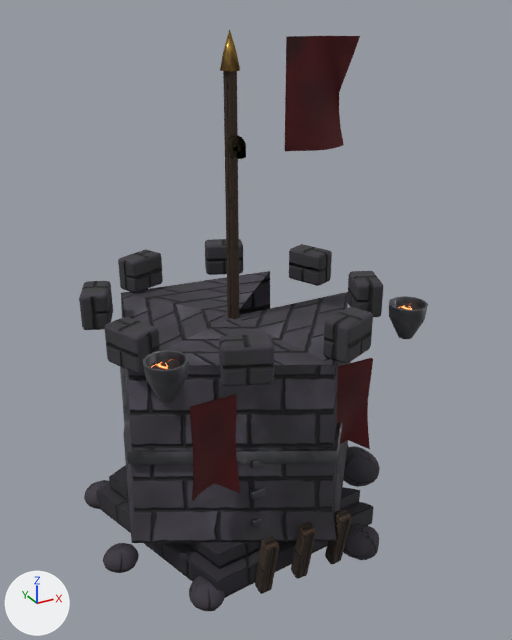
The glTF model unity/Kernwacht_Unity/Assets/Kernwacht/Models/tower/barracks.glb: old version first, new version second.
Rendered twice from a camera (50 mm lens) standing at (-0.887, -1.752, 1.518) and looking at (0.059, -0.033, 0.658). The lights are fixed; the arrows at lower left show +X, +Y and +Z. The older version comes first. Where no turn or scale is listed for an object, it has been applied to the vertices. Vertices at exactly the same position are counted once.

In view in the first picture: 'Base', 'Flag', 'Turret'.
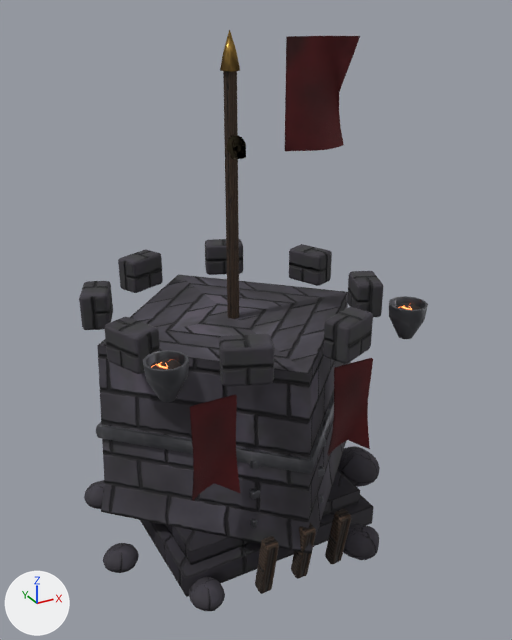
The change, as a diff of the scene's bpy script:
```diff
--- a/unity/Kernwacht_Unity/Assets/Kernwacht/Models/tower/barracks.glb.py
+++ b/unity/Kernwacht_Unity/Assets/Kernwacht/Models/tower/barracks.glb.py
@@ me_base @@
 # used by ob_base; parent = ob_barracks; location = (0.0, 0.0, 0.0)
-me_base.from_pydata(...)  # 2620 vertices, 4940 faces; spans x -0.493..0.523, y -0.461..0.497, z -0.044..0.78
+me_base.from_pydata(...)  # 2615 vertices, 4940 faces; spans x -0.493..0.523, y -0.461..0.497, z -0.044..0.78
+# me_base part 1
+# 19 vertices are removed from x -0.256..0.46, y 0.0..0.451, z 0.0..0.67
+# 37 faces are deleted
+# 33 vertices move from x -0.425..0.09, y -0.451..0.374, z 0.0..0.67 to x -0.46..0.0, y -0.46..0.45, z 0.0..0.67
+# 14 vertices are added at x 0.0..0.46, y 0.0..0.46, z 0.0..0.67
+# 20 new faces join them, mat_stone_dark
+# 9 new faces join them, mat_stone_blocks
+# 8 new faces join them, mat_iron
+# me_base part 2: 59 kept faces spanning x -0.46..0.46, y -0.46..0.45, z 0.0..0.67 get new texture (UV) coordinates
 me_base.materials.append(mat_stone_dark)
```

Boxes (x1, y1, x2, y2) around the edits, measured in the pictures (512 x 640 px; the box of a moved part takes in the faces that stretch with it):
part 1 of me_base, moved or reshaped: before (97, 271, 348, 541); after (180, 275, 374, 507)
part 2 of me_base, surface changed: before (96, 292, 374, 598); after (96, 274, 374, 597)
